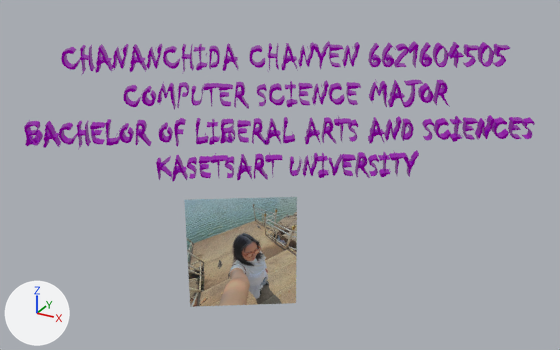
The glTF model ชื่อ.glb: old version first, new version second.
Camera for both pictures: a camera (50 mm lens) standing at (-0.34, -9.9, 8.35) and looking at (-5.53, -0.47, 3.63). The axes (+X, +Y, +Z) are drawn at lower left. The lights are the same throughout. Where no turn or scale is listed for an object, it has been applied to the vertices.

In view in the first picture: 'Empty.001', 'Text'.
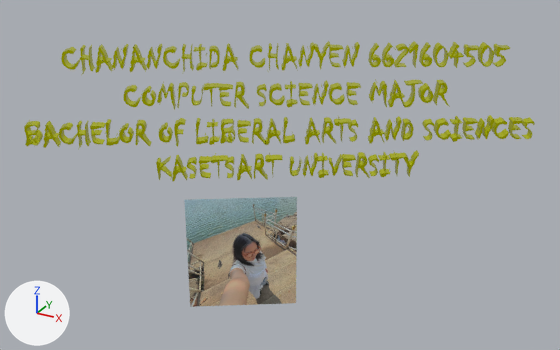
Pixel boxes (x1, y1, x2, y2) of what changed, in the pictures (560 x 350 px):
'Text', recoloured
    both: (24, 41, 535, 182)

Patch to the scene script:
```diff
--- a/ชื่อ.glb.py
+++ b/ชื่อ.glb.py
@@ mat_material_002 @@
 mat_material_002 = principled_material('Material.002')
-mat_material_002.base_color = (0.734, 0.0, 1.0)  # pink #de00ff
+mat_material_002.base_color = (0.943, 1.0, 0.0)  # yellow #f9ff00
 mat_material_002.metallic = 1.0
```
